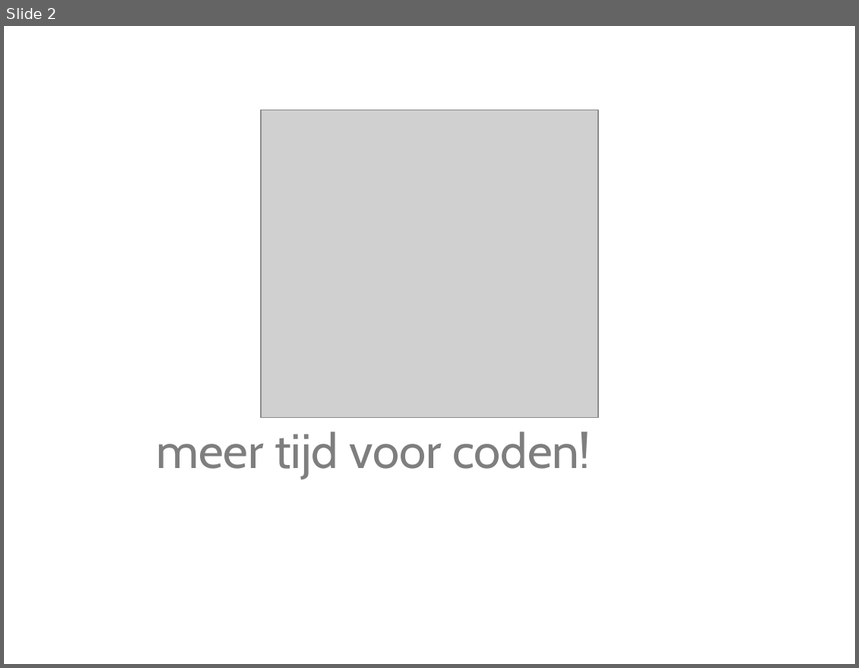
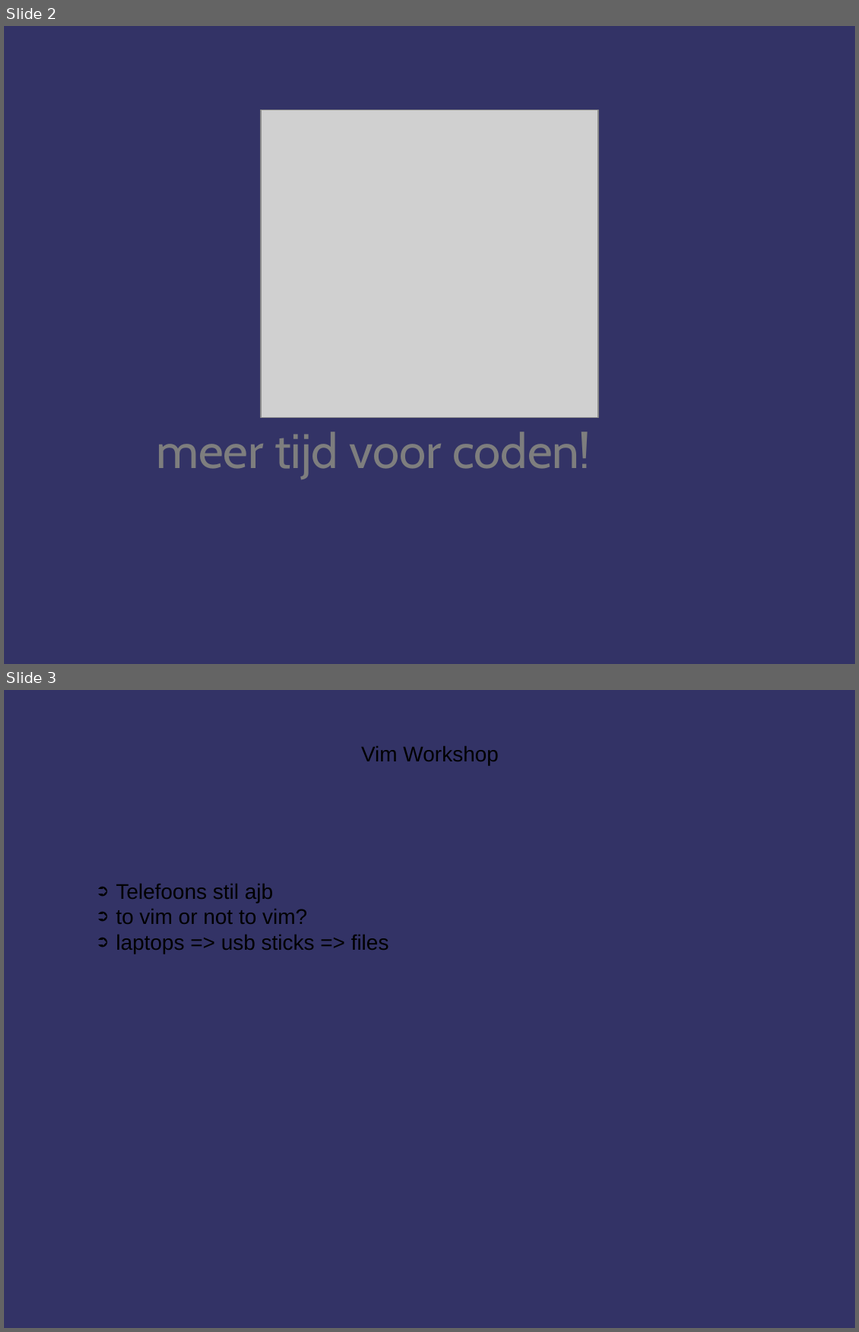
Before and after one commit to nedap/vim-workshop, a slide deck: presentation/20120719 vim workshop 7 sept.pptx. Shown one above the other, each under a label of ours: slide 2 before the commit, slides 2 and 3 after it. The pictures are 859x668 and 859x1332 pixels, drawn with LibreOffice and Linux fonts; fonts in the diff are those of the drawing; grey boxes stand for pictures; background and template pictures are left out. Boxes give left, top, right and bottom in pixels: in the first picture for what was removed or moved away, otherwise in the second. Text is boxed around its words. In the diff, an @@ line names an element or a change of style, - is before the commit and + after.

```diff
--- a/presentation/20120719 vim workshop 7 sept.pptx
+++ b/presentation/20120719 vim workshop 7 sept.pptx
@@ slide 3 added at (x1=4, y1=690, x2=855, y2=1328), background #333366 @@
@@ text added at (x1=361, y1=746, x2=498, y2=765), 18 pt, text #000000 @@
+Vim Workshop
@@ text added at (x1=116, y1=884, x2=389, y2=954), 18 pt, text #000000 @@
+➲ Telefoons stil ajb
+➲ to vim or not to vim?
+➲ laptops => usb sticks => files
@@ slide 2 changed as well @@
@@ background #FFFFFF to #333366 @@
```
Also in this commit, not shown: 2 other files.
